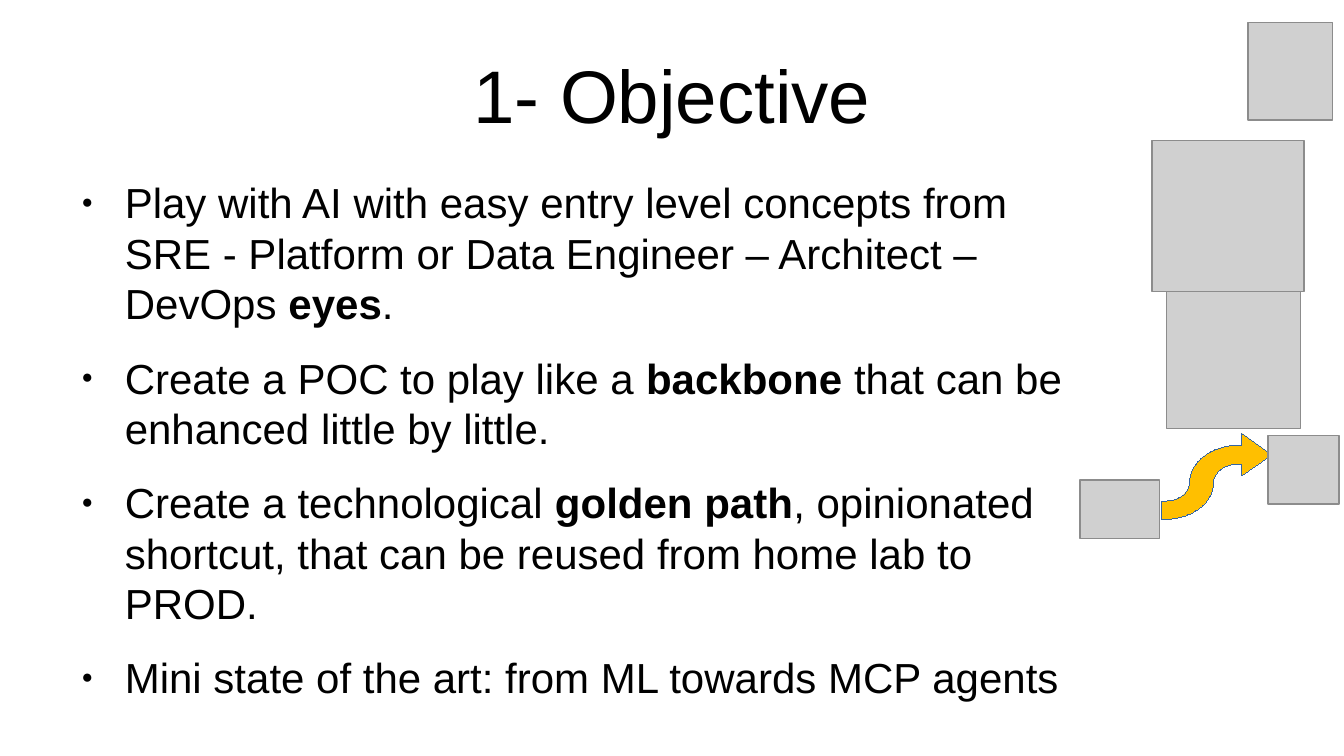
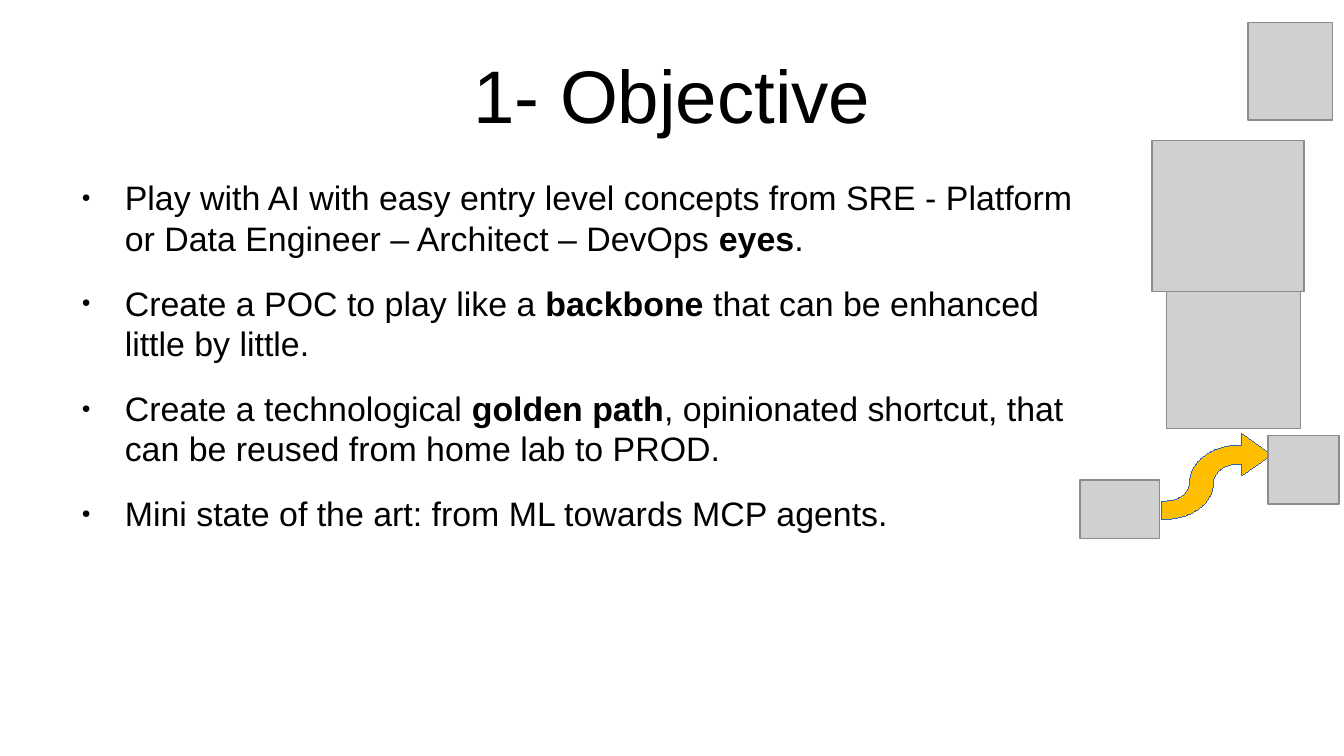
Before and after one commit to inigokintana/homelab-2-prod-ai-golden-path, a slide deck: slide 2 of docs/Presentation-homelab-2-prod-ai-golden-path.odp. Drawn at 1344x756 pixels with LibreOffice and Linux fonts; fonts in the diff are those of the drawing; grey boxes stand for pictures. Boxes give left, top, right and bottom in pixels: in the first picture for what was removed or moved away, otherwise in the second. Text is boxed around its words. In the diff, an @@ line names an element or a change of style, - is before the commit and + after.

```diff
--- a/docs/Presentation-homelab-2-prod-ai-golden-path.odp
+++ b/docs/Presentation-homelab-2-prod-ai-golden-path.odp
@@ text at (x1=125, y1=185, x2=1072, y2=462): size 24.8 to 20 pt in "Play with AI with easy entry level ...", "Create a POC to play like a ...", "Create a technological golden path, opinionated shortcut, ..." @@
@@ text at (x1=125, y1=501, x2=887, y2=533): text changed; size 24.8 to 20 pt @@
-● Mini state of the art: from ML towards MCP agents
+● Mini state of the art: from ML towards MCP agents.
```
Also in this commit, not shown: 8 other slides changed, 8 other files.
